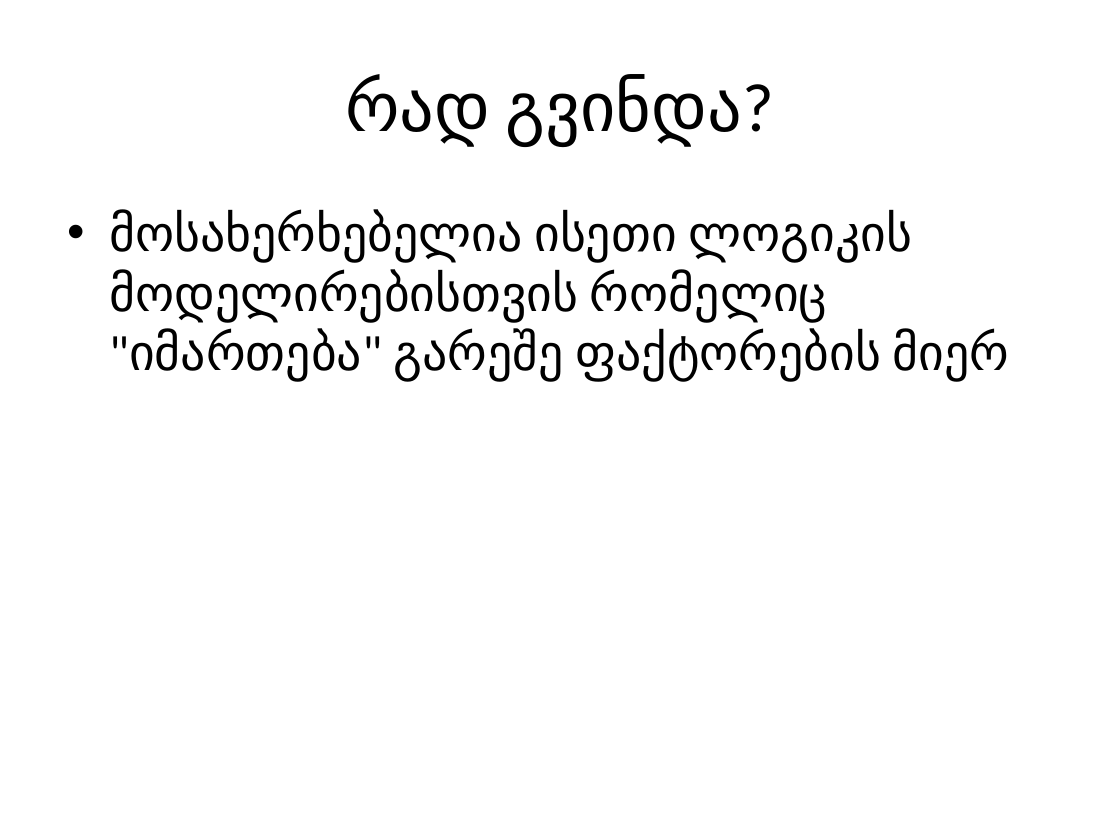
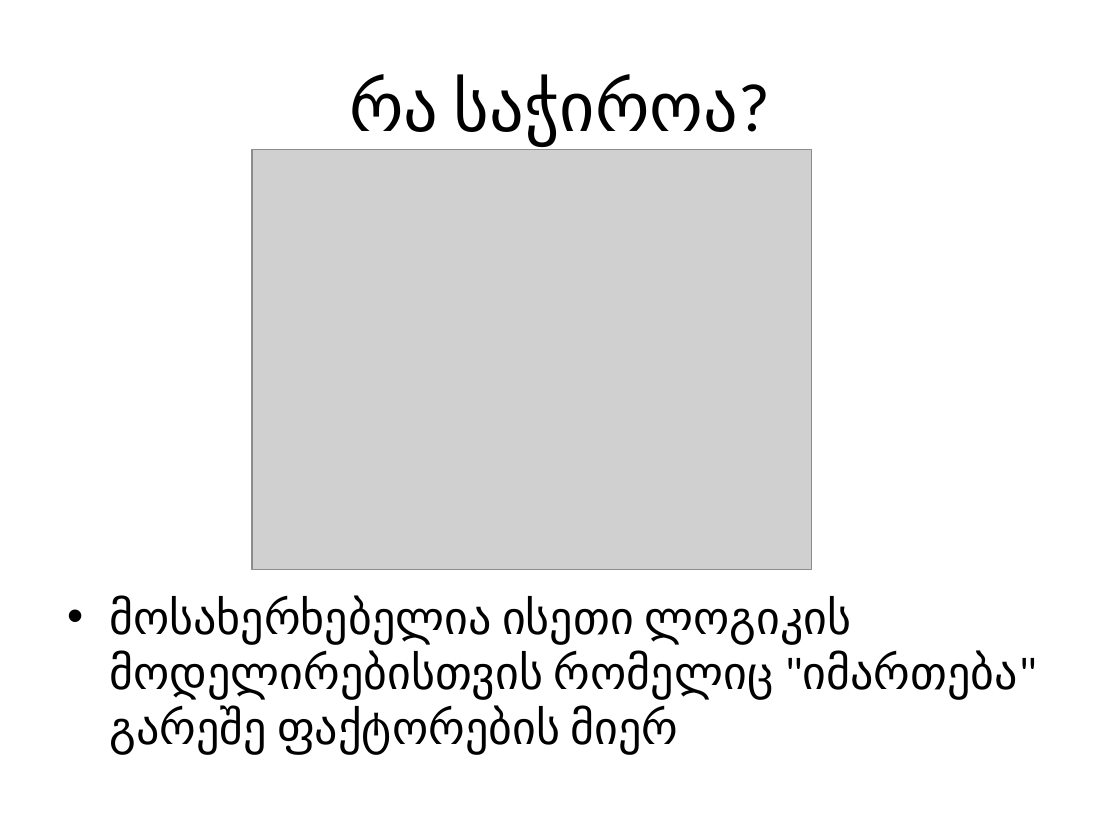
Before and after one commit to AleksandreSukh/RxSeminar, a slide deck: slide 3 of Rx.pptx (slide 2 before the commit). Drawn at 1120x840 pixels with LibreOffice and Linux fonts; fonts in the diff are those of the drawing; grey boxes stand for pictures. Boxes give left, top, right and bottom in pixels: in the first picture for what was removed or moved away, otherwise in the second. Text is boxed around its words. In the diff, an @@ line names an element or a change of style, - is before the commit and + after.

```diff
--- a/Rx.pptx
+++ b/Rx.pptx
@@ title at (x1=349, y1=75, x2=738, y2=145): text changed @@
-რად გვინდა?
+რა საჭიროა?
@@ picture added at (x1=252, y1=149, x2=812, y2=569) @@
@@ text "მოსახერხებელია ისეთი ლოგიკის მოდელირებისთვის რომელიც ..." at (x1=109, y1=597, x2=1017, y2=755): size 32 to 29.6 pt @@
```
Also in this commit, not shown: 10 slides added, 2 slides removed, 1 other file.
